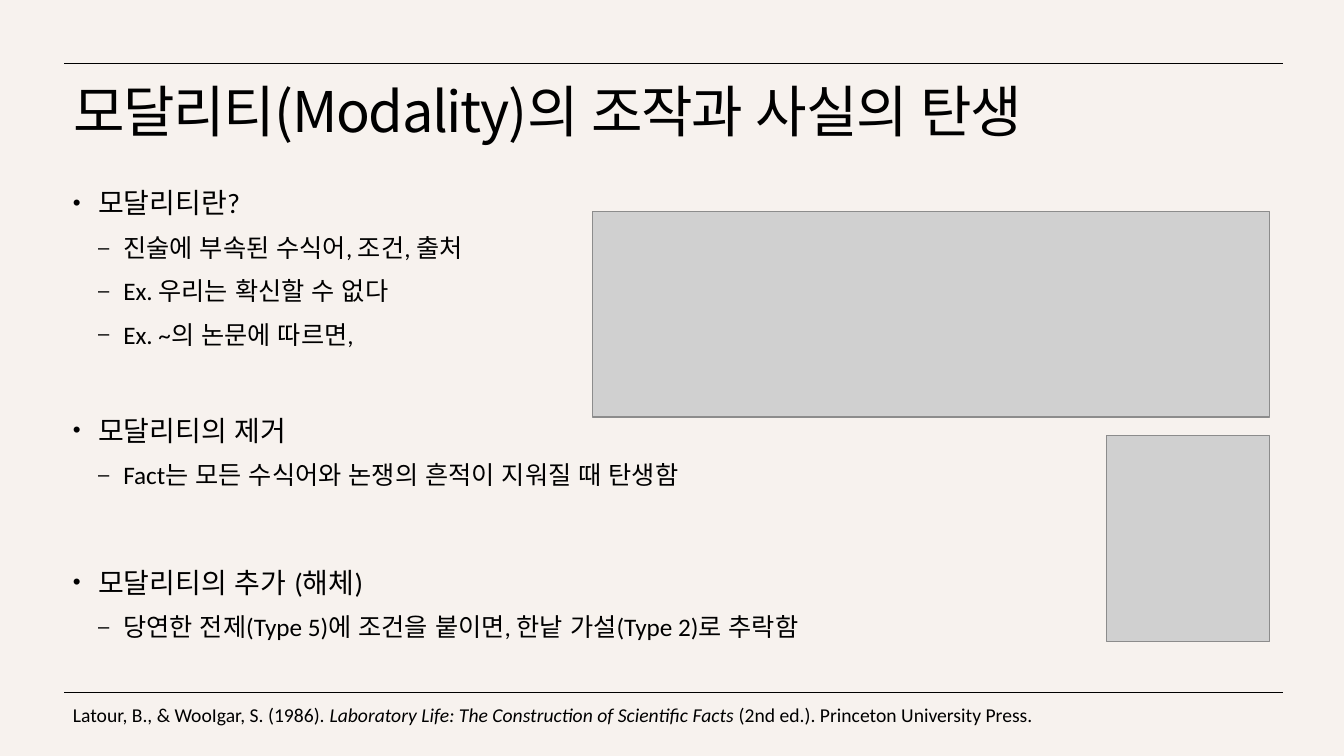
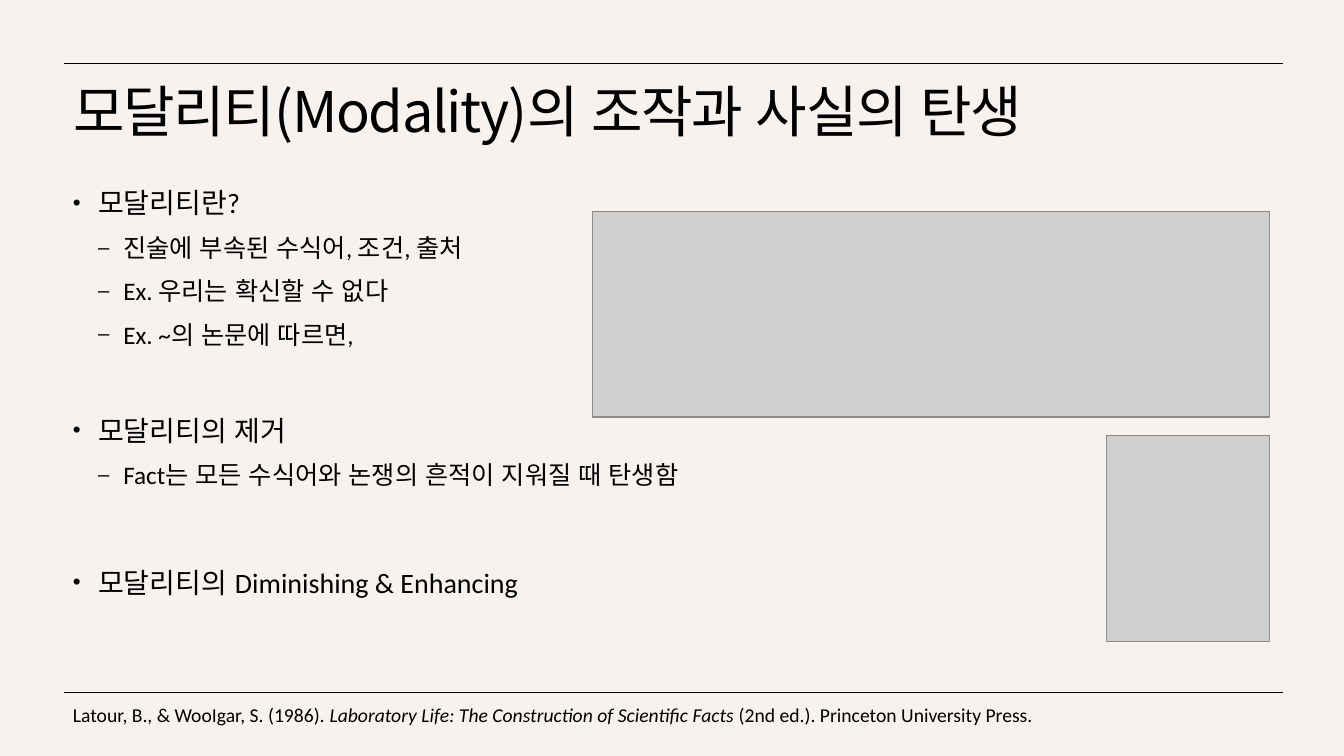
Before and after one commit to SongJongbeen/26-1, a slide deck: slide 12 of sos672/wk11_0514/발제/11주차 발제.pptx (slide 10 before the commit). Drawn at 1344x756 pixels with LibreOffice and Linux fonts; fonts in the diff are those of the drawing; grey boxes stand for pictures. Boxes give left, top, right and bottom in pixels: in the first picture for what was removed or moved away, otherwise in the second. Text is boxed around its words. In the diff, an @@ line names an element or a change of style, - is before the commit and + after.

```diff
--- a/sos672/wk11_0514/발제/11주차 발제.pptx
+++ b/sos672/wk11_0514/발제/11주차 발제.pptx
@@ text at <box>98,569,517,598</box>: text changed; size 18 to 20 pt @@
-• 모달리티의 추가 (해체)
-  – 당연한 전제(Type 5)에 조건을 붙이면, 한낱 가설(Type 2)로 추락함
+• 모달리티의 Diminishing & Enhancing
```
Also in this commit, not shown: 1 other slide changed, 3 slides added, 3 other files.
